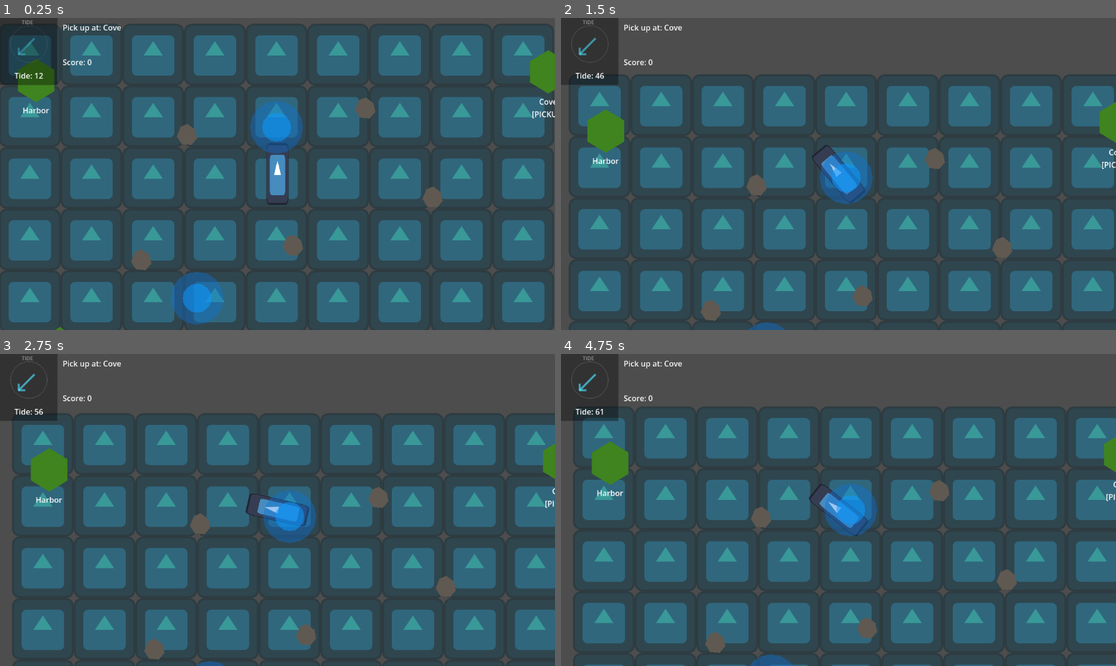
Above: before the commit, frames 1-4 (two rows, left to right).
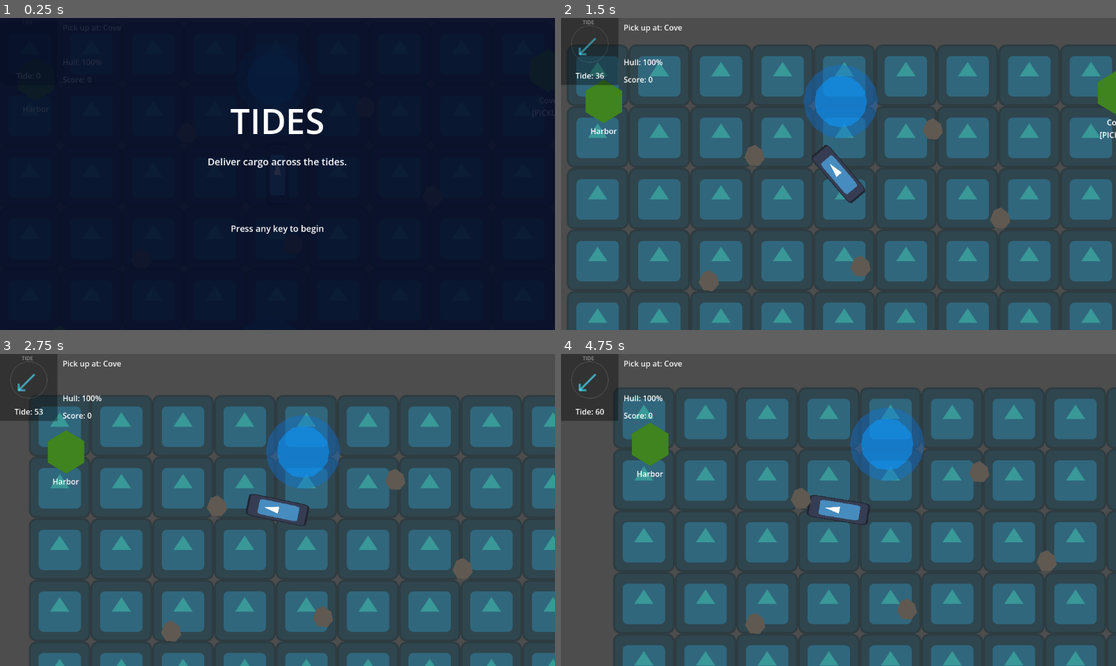
Above: after the commit, the same moments.

Repository: Sealeft/TidesJam
Game: Godot game, scene res://Scenes/world.tscn
Two runs of this game, one before a commit and one after it. Both use one fixed random seed, a clock stepped at 60 frames per second and the inputs below. The engine's default icon, where the game draws it, is replaced by a stand-in: a white triangle on a blue panel in a dark square.
Inputs (mouse positions are in pixels of both pictures, inside the frame that each line leads up to):
- Up to frame 1 (0.25 s): no input
- Up to frame 2 (1.5 s): tap Enter at 0.5 s; move the mouse to (960, 158) at 0.52 s; hold D (move_right) 0.53-1.25 s; click (960, 158) at 0.67 s; drag from (727, 189) to (599, 120) at 1.27 s
- Up to frame 3 (2.75 s): move the mouse to (333, 441) at 2.02 s; hold D (move_right) from 2.03 s (still down); click (333, 441) at 2.17 s
- Up to frame 4 (4.75 s): release D (move_right) at 2.75 s; drag from (810, 572) to (849, 516) at 2.77 s; move the mouse to (1005, 556) at 3.52 s; hold A (move_left) 3.53-4.25 s; click (1005, 556) at 3.67 s; drag from (672, 463) to (849, 510) at 4.27 s

The runs differ from the first frame. In frame 1, 100% of the frame differs, in the area x 0-100%, y 0-100%; in frame 2, 55%; in frame 3, 58%; in frame 4, 62%.

Commit message:
boat improvements, main menu etc

Diff:
--- a/tides-jam/Scenes/boat.gd
+++ b/tides-jam/Scenes/boat.gd
@@ -1,4 +1,7 @@
 extends RigidBody2D
+
+signal boat_sunk
+signal cargo_lost
 
 @export var paddle_force  := 520.0
 @export var turn_force    := 320.0
@@ -22,16 +25,18 @@
 @export var chop_interval  := 0.35   # average seconds between nudges
 
 # Cargo — extra mass slows the boat and reduces top speed; crashes damage cargo
-@export var cargo_mass             := 2.5
-@export var cargo_speed_penalty    := 0.35  # fraction of max_speed lost when loaded
+@export var cargo_mass             := 1.5
+@export var cargo_speed_penalty    := 0.05  # fraction of max_speed lost when loaded
 @export var damage_speed_threshold := 60.0  # px/s — below this, crashes don't damage
-@export var damage_sensitivity     := 0.4   # max damage fraction from a full-speed crash
+@export var damage_sensitivity     := 0.4   # cargo damage fraction from a full-speed crash
+@export var hull_damage_sensitivity := 0.25  # hull damage fraction from a full-speed crash
 
 @onready var left_oar:  Marker2D = $LeftOar
 @onready var right_oar: Marker2D = $RightOar
 
 var has_cargo    := false
 var cargo_health := 1.0   # 0.0 – 1.0
+var boat_health  := 1.0   # 0.0 – 1.0
 
 var _wave_time        := 0.0
 var _chop_timer       := 0.0
@@ -141,8 +146,18 @@
 
 
 func _on_body_entered(_body: Node) -> void:
-	if not has_cargo:
+	if _speed_last_frame <= damage_speed_threshold:
 		return
-	if _speed_last_frame > damage_speed_threshold:
-		var impact := (_speed_last_frame - damage_speed_threshold) / (max_speed - damage_speed_threshold)
+	var impact := (_speed_last_frame - damage_speed_threshold) / (max_speed - damage_speed_threshold)
+
+	# Hull takes damage from every collision
+	boat_health = maxf(0.0, boat_health - impact * hull_damage_sensitivity)
+	if boat_health <= 0.0:
+		boat_sunk.emit()
+		return
+
+	# Cargo takes additional damage only when loaded
+	if has_cargo:
 		cargo_health = maxf(0.0, cargo_health - impact * damage_sensitivity)
+		if cargo_health <= 0.0:
+			cargo_lost.emit()
--- a/tides-jam/Scenes/whirlpool.gd
+++ b/tides-jam/Scenes/whirlpool.gd
@@ -1,9 +1,26 @@
 extends Area2D
 
-@export var pull_strength := 200.0
-@export var spin_strength  := 55.0
+## Pull force applied while swinging the boat toward the center
+@export var pull_strength  := 380.0
+## Spin torque during the pull phase
+@export var spin_strength  := 60.0
+## Distance from center that triggers the catch
+@export var capture_radius := 22.0
+## Seconds the boat is frozen at center before being flung (the "snap" moment)
+@export var hold_time      := 0.08
+## Minimum exit speed — actual speed will match incoming speed if faster
+@export var min_exit_speed := 420.0
+## Cargo health lost when caught (0–1)
+@export var capture_damage := 0.25
 
-var _boats_inside: Array[RigidBody2D] = []
+enum Phase { IDLE, PULLING, HOLDING }
+
+var _phase       := Phase.IDLE
+var _hold_timer  := 0.0
+var _eject_dir   := Vector2.ZERO
+var _exit_speed  := 0.0
+var _boat        : RigidBody2D = null
+var _cooldown    := 0.0   # prevents immediate re-capture after ejection
 
 
 func _ready() -> void:
@@ -12,16 +29,55 @@
 
 
 func _on_body_entered(body: Node2D) -> void:
-	if body.is_in_group("boat"):
-		_boats_inside.append(body)
+	if body.is_in_group("boat") and _phase == Phase.IDLE and _cooldown <= 0.0:
+		_boat = body as RigidBody2D
+		_phase = Phase.PULLING
 
 
 func _on_body_exited(body: Node2D) -> void:
-	_boats_inside.erase(body)
+	# Boat rowed out before being caught — release it
+	if body == _boat and _phase == Phase.PULLING:
+		_reset()
 
 
-func _physics_process(_delta: float) -> void:
-	for boat: RigidBody2D in _boats_inside:
-		var to_center := global_position - boat.global_position
-		boat.apply_central_force(to_center.normalized() * pull_strength)
-		boat.apply_torque(spin_strength)
+func _physics_process(delta: float) -> void:
+	if _cooldown > 0.0:
+		_cooldown -= delta
+
+	if _boat == null:
+		return
+
+	var to_center := global_position - _boat.global_position
+
+	match _phase:
+		Phase.PULLING:
+			# Swing the boat toward the center
+			_boat.apply_central_force(to_center.normalized() * pull_strength)
+			_boat.apply_torque(spin_strength)
+			if to_center.length() < capture_radius:
+				# Caught — damage cargo
+				if _boat.has_cargo:
+					_boat.cargo_health = maxf(0.0, _boat.cargo_health - capture_damage)
+				# Preserve incoming speed (floored), swing direction ~180° from entry
+				_exit_speed = maxf(_boat.linear_velocity.length(), min_exit_speed)
+				var entry_dir := _boat.linear_velocity.normalized()
+				var swing := PI + randf_range(-PI * 0.3, PI * 0.3)  # 126–234°
+				_eject_dir  = entry_dir.rotated(swing)
+				_hold_timer = hold_time
+				_phase      = Phase.HOLDING
+
+		Phase.HOLDING:
+			# Dead stop — crisp "snap" at center before the fling
+			_boat.linear_velocity  = Vector2.ZERO
+			_boat.angular_velocity = 0.0
+			_hold_timer -= delta
+			if _hold_timer <= 0.0:
+				# Send boat off at its captured speed, turned around
+				_boat.linear_velocity = _eject_dir * _exit_speed
+				_reset()
+				_cooldown = 1.5
+
+
+func _reset() -> void:
+	_boat  = null
+	_phase = Phase.IDLE
--- a/tides-jam/Scenes/whirlpool.tscn
+++ b/tides-jam/Scenes/whirlpool.tscn
@@ -1,20 +1,22 @@
-[gd_scene format=3 uid="uid://cwhirl000001"]
+[gd_scene format=3 uid="uid://cubermhr67bp8"]
 
-[ext_resource type="Script" path="res://Scenes/whirlpool.gd" id="1_whirl"]
+[ext_resource type="Script" uid="uid://bf5xv02ffif7k" path="res://Scenes/whirlpool.gd" id="1_whirl"]
 
 [sub_resource type="CircleShape2D" id="CircleShape2D_0"]
-radius = 60.0
+radius = 78.025635
 
-[node name="Whirlpool" type="Area2D"]
+[node name="Whirlpool" type="Area2D" unique_id=456193870]
 script = ExtResource("1_whirl")
 
-[node name="Visual" type="Polygon2D" parent="."]
+[node name="Visual" type="Polygon2D" parent="." unique_id=524657400]
+scale = Vector2(1.4091172, 1.3965456)
 color = Color(0.05, 0.45, 0.85, 0.4)
 polygon = PackedVector2Array(0, -55, 21, -51, 39, -39, 51, -21, 55, 0, 51, 21, 39, 39, 21, 51, 0, 55, -21, 51, -39, 39, -51, 21, -55, 0, -51, -21, -39, -39, -21, -51)
 
-[node name="InnerRing" type="Polygon2D" parent="."]
-color = Color(0.05, 0.6, 1.0, 0.55)
+[node name="InnerRing" type="Polygon2D" parent="." unique_id=1799321888]
+scale = Vector2(1.7995175, 1.7876604)
+color = Color(0.05, 0.6, 1, 0.55)
 polygon = PackedVector2Array(0, -30, 12, -28, 21, -21, 28, -12, 30, 0, 28, 12, 21, 21, 12, 28, 0, 30, -12, 28, -21, 21, -28, 12, -30, 0, -28, -12, -21, -21, -12, -28)
 
-[node name="Shape" type="CollisionShape2D" parent="."]
+[node name="Shape" type="CollisionShape2D" parent="." unique_id=1768908735]
 shape = SubResource("CircleShape2D_0")
--- a/tides-jam/Scenes/world.gd
+++ b/tides-jam/Scenes/world.gd
@@ -19,12 +19,20 @@
 var _deliver_island : Node2D  = null
 var _score          := 0
 var _awaiting_pickup := true
+var _delivery_count  := 0
+var _last_tier       := 0
+var _started         := false
+var _dead            := false
 
 @onready var boat          : RigidBody2D = $Boat
 @onready var tide_hud      : Control     = $HUDLayer/TideHUD
 @onready var mission_label : Label       = $HUDLayer/DeliveryHUD/MissionLabel
 @onready var health_label  : Label       = $HUDLayer/DeliveryHUD/HealthLabel
-@onready var score_label   : Label       = $HUDLayer/DeliveryHUD/ScoreLabel
+@onready var hull_label    : Label       = $HUDLayer/DeliveryHUD/HullLabel
+@onready var score_label       : Label       = $HUDLayer/DeliveryHUD/ScoreLabel
+@onready var start_screen      : ColorRect   = $MenuLayer/StartScreen
+@onready var death_screen      : ColorRect   = $MenuLayer/DeathScreen
+@onready var death_score_label : Label       = $MenuLayer/DeathScreen/DeathScoreLabel
 
 
 func _ready() -> void:
@@ -33,18 +41,43 @@
 	_islands = get_tree().get_nodes_in_group("islands")
 	for island: Node2D in _islands:
 		island.boat_docked.connect(_on_island_docked)
+	boat.boat_sunk.connect(_on_boat_sunk)
+	boat.cargo_lost.connect(_on_cargo_lost)
 	_start_new_delivery()
 
 
 func _physics_process(delta: float) -> void:
+	if not _started or _dead:
+		return
 	_update_tide(delta)
 	boat.apply_central_force(tide_vec)
 
 
 func _process(_delta: float) -> void:
+	if not _started:
+		return
 	tide_hud.update_tide(tide_vec)
+	hull_label.text = "Hull: %d%%" % int(boat.boat_health * 100)
 	if boat.has_cargo:
 		health_label.text = "Cargo: %d%%" % int(boat.cargo_health * 100)
+	else:
+		health_label.text = ""
+
+
+func _unhandled_input(event: InputEvent) -> void:
+	if not (event is InputEventKey or event is InputEventMouseButton):
+		return
+	if not event.is_pressed() or event.is_echo():
+		return
+	if not _started and not _dead:
+		_start_game()
+	elif _dead:
+		get_tree().reload_current_scene()
+
+
+func _start_game() -> void:
+	_started = true
+	start_screen.visible = false
 
 
 func _update_tide(delta: float) -> void:
@@ -79,6 +112,8 @@
 
 
 func _on_island_docked(island: Node2D) -> void:
+	if not _started or _dead:
+		return
 	# Pick up cargo
 	if _awaiting_pickup and island == _pickup_island and not boat.has_cargo:
 		boat.load_cargo()
@@ -92,10 +127,15 @@
 	if not _awaiting_pickup and island == _deliver_island and boat.has_cargo:
 		var health_bonus := int(boat.cargo_health * 3)
 		_score += 1 + health_bonus
+		_delivery_count += 1
+		var tier_up := _apply_difficulty()
 		boat.unload_cargo()
 		for isl: Node2D in _islands:
 			isl.set_status("")
-		mission_label.text = "Delivered!  +" + str(1 + health_bonus)
+		if tier_up:
+			mission_label.text = "Delivered! +%d  — Tide rising!" % (1 + health_bonus)
+		else:
+			mission_label.text = "Delivered!  +" + str(1 + health_bonus)
 		health_label.text  = ""
 		score_label.text   = "Score: %d" % _score
 		await get_tree().create_timer(1.5).timeout
@@ -109,3 +149,32 @@
 		mission_label.text = "Pick up at: " + _pickup_island.island_name
 	else:
 		mission_label.text = "Deliver to: " + _deliver_island.island_name
+
+
+## Scales tide difficulty based on number of completed deliveries.
+## Returns true when a new difficulty tier is reached.
+func _apply_difficulty() -> bool:
+	var tier := _delivery_count / 3   # integer division — new tier every 3 deliveries
+	max_tide_strength = minf(110.0 + tier * 18.0, 300.0)
+	tide_hold_min     = maxf(7.0  - tier * 0.6,   2.5)
+	tide_hold_max     = maxf(14.0 - tier * 1.2,   5.0)
+	if tier > _last_tier:
+		_last_tier = tier
+		return true
+	return false
+
+
+func _on_boat_sunk() -> void:
+	_dead = true
+	death_score_label.text = "Score: %d" % _score
+	death_screen.visible   = true
+
+
+func _on_cargo_lost() -> void:
+	boat.unload_cargo()
+	_awaiting_pickup = true
+	for isl: Node2D in _islands:
+		isl.set_status("")
+	_pickup_island.set_status("[PICKUP]")
+	mission_label.text = "Cargo lost! Return to: " + _pickup_island.island_name
+	health_label.text  = ""
--- a/tides-jam/Scenes/world.tscn
+++ b/tides-jam/Scenes/world.tscn
@@ -50,10 +50,10 @@
 position = Vector2(900, 360)
 
 [node name="Whirlpool1" parent="." unique_id=1138843827 instance=ExtResource("7_whirl")]
-position = Vector2(575, 215)
+position = Vector2(568, 118)
 
 [node name="Whirlpool2" parent="." unique_id=509156178 instance=ExtResource("7_whirl")]
-position = Vector2(410, 570)
+position = Vector2(559, 690)
 
 [node name="CanvasLayer" type="CanvasLayer" parent="." unique_id=698679777]
 layer = -3
@@ -95,7 +95,7 @@
 offset_left = 130.0
 offset_top = 8.0
 offset_right = 430.0
-offset_bottom = 112.0
+offset_bottom = 148.0
 
 [node name="MissionLabel" type="Label" parent="HUDLayer/DeliveryHUD" unique_id=124876991]
 layout_mode = 0
@@ -109,9 +109,120 @@
 offset_right = 300.0
 offset_bottom = 68.0
 
+[node name="HullLabel" type="Label" parent="HUDLayer/DeliveryHUD" unique_id=415485808]
+layout_mode = 0
+offset_top = 72.0
+offset_right = 300.0
+offset_bottom = 104.0
+text = "Hull: 100%"
+
 [node name="ScoreLabel" type="Label" parent="HUDLayer/DeliveryHUD" unique_id=495946689]
 layout_mode = 0
-offset_top = 72.0
-offset_right = 300.0
-offset_bottom = 104.0
+offset_top = 108.0
+offset_right = 300.0
+offset_bottom = 140.0
 text = "Score: 0"
+
+[node name="MenuLayer" type="CanvasLayer" parent="." unique_id=435197973]
+layer = 10
+
+[node name="StartScreen" type="ColorRect" parent="MenuLayer" unique_id=1672337272]
+anchors_preset = 15
+anchor_right = 1.0
+anchor_bottom = 1.0
+grow_horizontal = 2
+grow_vertical = 2
+color = Color(0.02, 0.05, 0.15, 0.88)
+
+[node name="Title" type="Label" parent="MenuLayer/StartScreen" unique_id=1902567803]
+layout_mode = 0
+anchor_left = 0.5
+anchor_top = 0.5
+anchor_right = 0.5
+anchor_bottom = 0.5
+offset_left = -200.0
+offset_top = -160.0
+offset_right = 200.0
+offset_bottom = -70.0
+theme_override_font_sizes/font_size = 72
+text = "TIDES"
+horizontal_alignment = 1
+vertical_alignment = 1
+
+[node name="Subtitle" type="Label" parent="MenuLayer/StartScreen" unique_id=1886881332]
+layout_mode = 0
+anchor_left = 0.5
+anchor_top = 0.5
+anchor_right = 0.5
+anchor_bottom = 0.5
+offset_left = -250.0
+offset_top = -40.0
+offset_right = 250.0
+theme_override_font_sizes/font_size = 20
+text = "Deliver cargo across the tides."
+horizontal_alignment = 1
+
+[node name="StartHint" type="Label" parent="MenuLayer/StartScreen" unique_id=1209325312]
+layout_mode = 0
+anchor_left = 0.5
+anchor_top = 0.5
+anchor_right = 0.5
+anchor_bottom = 0.5
+offset_left = -200.0
+offset_top = 100.0
+offset_right = 200.0
+offset_bottom = 140.0
+theme_override_font_sizes/font_size = 18
+text = "Press any key to begin"
+horizontal_alignment = 1
+
+[node name="DeathScreen" type="ColorRect" parent="MenuLayer" unique_id=434508975]
+visible = false
+anchors_preset = 15
+anchor_right = 1.0
+anchor_bottom = 1.0
+grow_horizontal = 2
+grow_vertical = 2
+color = Color(0.08, 0.01, 0.01, 0.9)
+
+[node name="DeathTitle" type="Label" parent="MenuLayer/DeathScreen" unique_id=640931026]
+layout_mode = 0
+anchor_left = 0.5
+anchor_top = 0.5
+anchor_right = 0.5
+anchor_bottom = 0.5
+offset_left = -200.0
+offset_top = -150.0
+offset_right = 200.0
+offset_bottom = -60.0
+theme_override_font_sizes/font_size = 64
+text = "YOU SANK"
+horizontal_alignment = 1
+
+[node name="DeathScoreLabel" type="Label" parent="MenuLayer/DeathScreen" unique_id=404005281]
+layout_mode = 0
+anchor_left = 0.5
+anchor_top = 0.5
+anchor_right = 0.5
+anchor_bottom = 0.5
+offset_left = -150.0
+offset_top = -20.0
+offset_right = 150.0
+offset_bottom = 20.0
+theme_override_font_sizes/font_size = 32
+text = "Score: 0"
+horizontal_alignment = 1
+
+[node name="RestartHint" type="Label" parent="MenuLayer/DeathScreen" unique_id=1148357276]
+layout_mode = 0
+anchor_left = 0.5
+anchor_top = 0.5
+anchor_right = 0.5
+anchor_bottom = 0.5
+offset_left = -200.0
+offset_top = 80.0
+offset_right = 200.0
+offset_bottom = 120.0
+theme_override_font_sizes/font_size = 18
+text = "Press any key to restart"
+horizontal_alignment = 1
Not shown: 1 places in tides-jam/Scenes/world.tscn that only renumber resources
